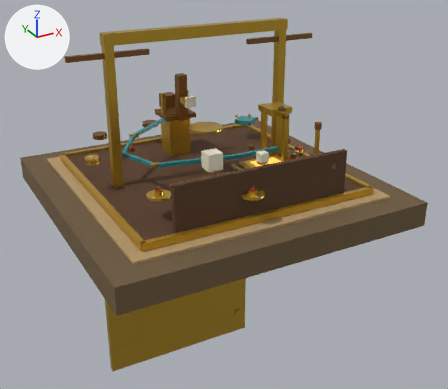
An edit to the Blender file blends/props/observatory_platform.blend, drawn before and after from the same camera.
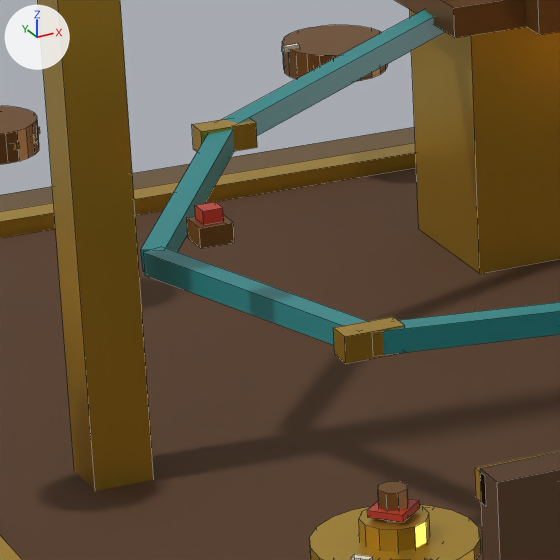
Old and new are each drawn whole from a camera (50 mm lens) standing at (-5.6, -10.96, 4.96) and looking at (0.47, 0.07, -0.55) and again close up on the part from 23% to 41% of the width and 30% to 51% of the height. The axes (+X, +Y, +Z) are drawn at upper left. The lights are the same throughout. The older version's two pictures come first. The close-ups show mesh edges as thin lines.

In view in the first close-up: 'AzimuthKnob', 'ElevationKnob', 'Pipes', 'Platform', 'TelescopeMount', 'ValveA', 'WarningLamp'.
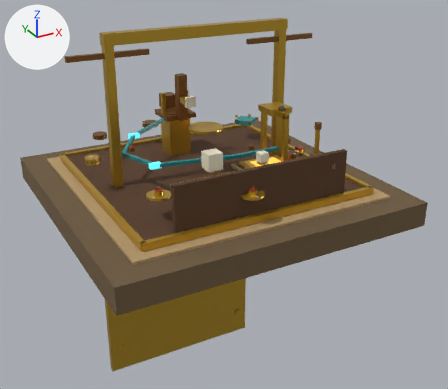
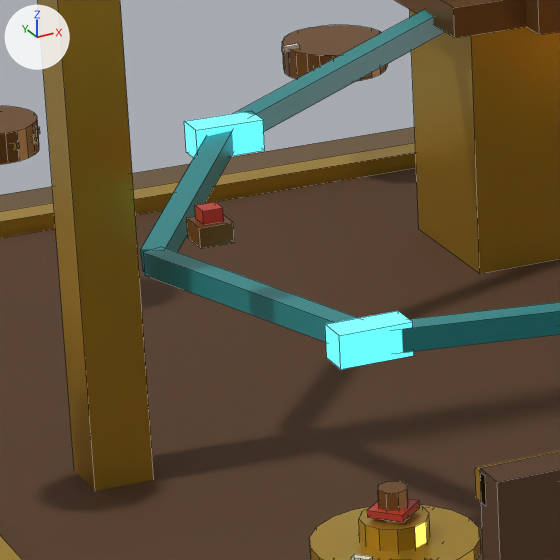
Commit message: Observatory: sight-glass glow + focused/active control highlights

Changed parts and their boxes (x1, y1, x2, y2) in the close-ups (560 x 560 px):
'SightGlassB', added (cyan): after (325, 311, 414, 369)
'SightGlassA', added (cyan): after (184, 112, 265, 158)

Patch to the scene script:
```diff
--- a/blends/props/observatory_platform.blend.py
+++ b/blends/props/observatory_platform.blend.py
@@ mat_palette_024 @@
+mat_palette_024 = bpy.data.materials.new('palette.024')
+# uses the picture img_palette_albedo_png
+# uses the picture img_palette_emit_png
+# uses the picture img_palette_mr_png
@@ mat_palette_023 @@
+mat_palette_023 = bpy.data.materials.new('palette.023')
+# uses the picture img_palette_albedo_png
+# uses the picture img_palette_emit_png
+# uses the picture img_palette_mr_png
@@ me_sightglassb @@
+me_sightglassb.from_pydata(...)  # a box spanning x -0.11..0.11, y -0.05..0.05, z -0.05..0.05
+me_sightglassb.materials.append(mat_palette_024)
@@ me_sightglassa @@
+me_sightglassa.from_pydata(...)  # a box spanning x -0.11..0.11, y -0.05..0.05, z -0.05..0.05
+me_sightglassa.materials.append(mat_palette_023)
@@ ob_sightglassb @@
+ob_sightglassb = bpy.data.objects.new('SightGlassB', me_sightglassb)
+ob_sightglassb.location = (-1.4, -0.6, 0.7)
@@ ob_sightglassa @@
+ob_sightglassa = bpy.data.objects.new('SightGlassA', me_sightglassa)
+ob_sightglassa.location = (-1.2, 1.0, 0.8)
```
